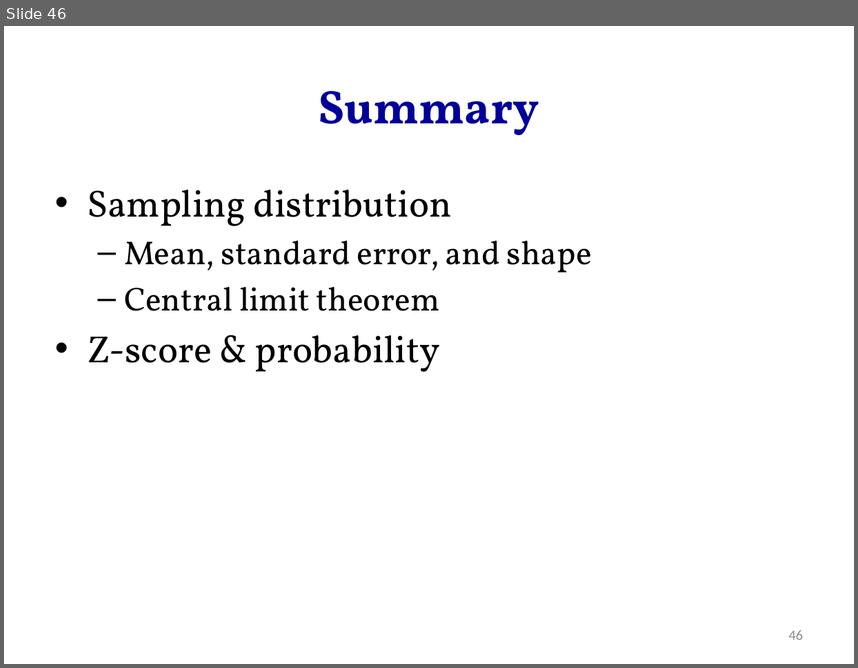
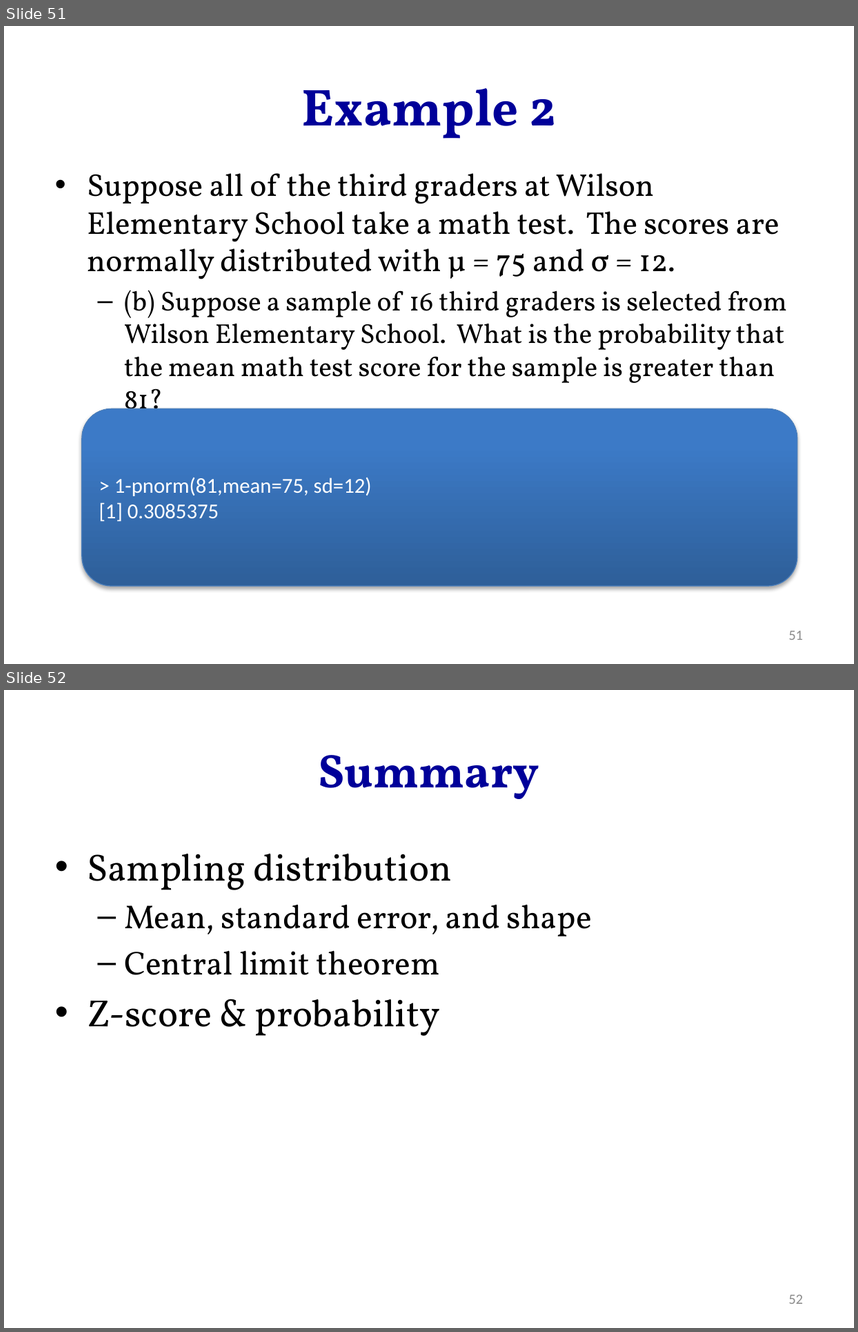
Before and after one commit to hejibo/Psychological-Statistics, a slide deck: Lecture 9_sampling distribution/Lecture 9_sampling distribution.pptx. Shown one above the other, each under a label of ours: slide 46 before the commit, slides 51 and 52 after it. The pictures are 858x668 and 858x1332 pixels, drawn with LibreOffice and Linux fonts; fonts in the diff are those of the drawing. Boxes give left, top, right and bottom in pixels: in the first picture for what was removed or moved away, otherwise in the second. Text is boxed around its words. In the diff, an @@ line names an element or a change of style, - is before the commit and + after.

Commit message:
add reference for chapter 11 - t test

```diff
--- a/Lecture 9_sampling distribution/Lecture 9_sampling distribution.pptx
+++ b/Lecture 9_sampling distribution/Lecture 9_sampling distribution.pptx
@@ slide 51 added at [4,26,854,664], background #FFFFFF @@
@@ title added at [301,88,556,138], 44 pt, text #000099, bold @@
+Example 2
@@ text added at [87,173,787,421], 23.1 pt, text #000000 @@
+• Suppose all of the third graders at Wilson Elementary School take a math test. The scores are normally distributed with μ = 75 and σ = 12.
+  – (b) Suppose a sample of 16 third graders is selected from Wilson Elementary School. What is the probability that the mean math test score for the sample is greater than 81?
@@ rounded rectangle added at [82,408,798,586], fill gradient #2F5F99 to #3D7CC7 to #3A7CCB, outline #4B7EBC 0.75 pt, 18 pt, text #FFFFFF @@
+> 1-pnorm(81,mean=75, sd=12)
+[1] 0.3085375
@@ page number added at [789,630,803,639], 12 pt, text #8C8C8C @@
+51
@@ what was slide 46 is now slide 52 @@
@@ page number at [789,1294,803,1303]: text changed @@
-46
+52
```
Also in this commit, not shown: 4 slides changed, 5 other slides added, 11 other files.
